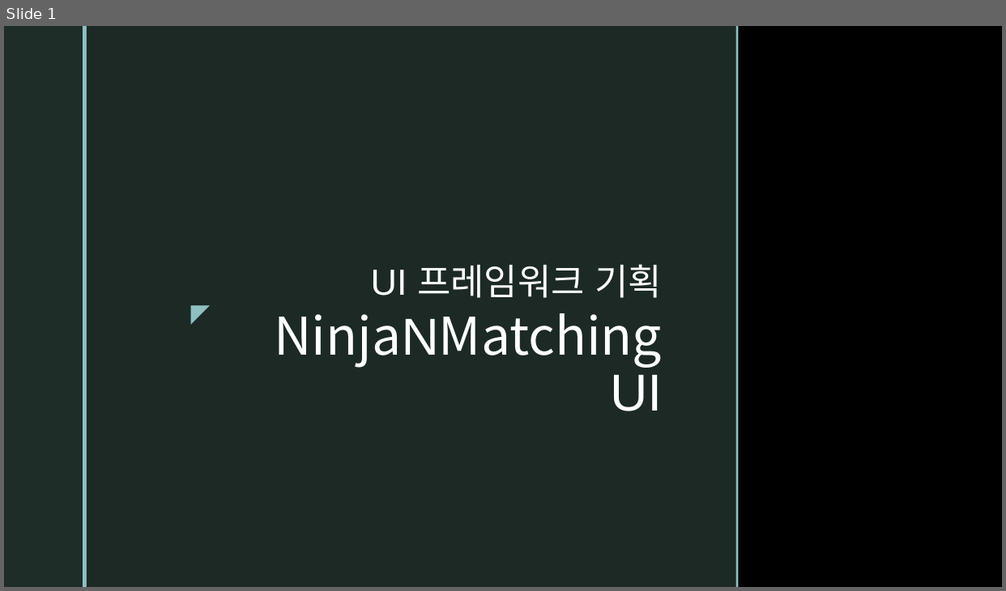
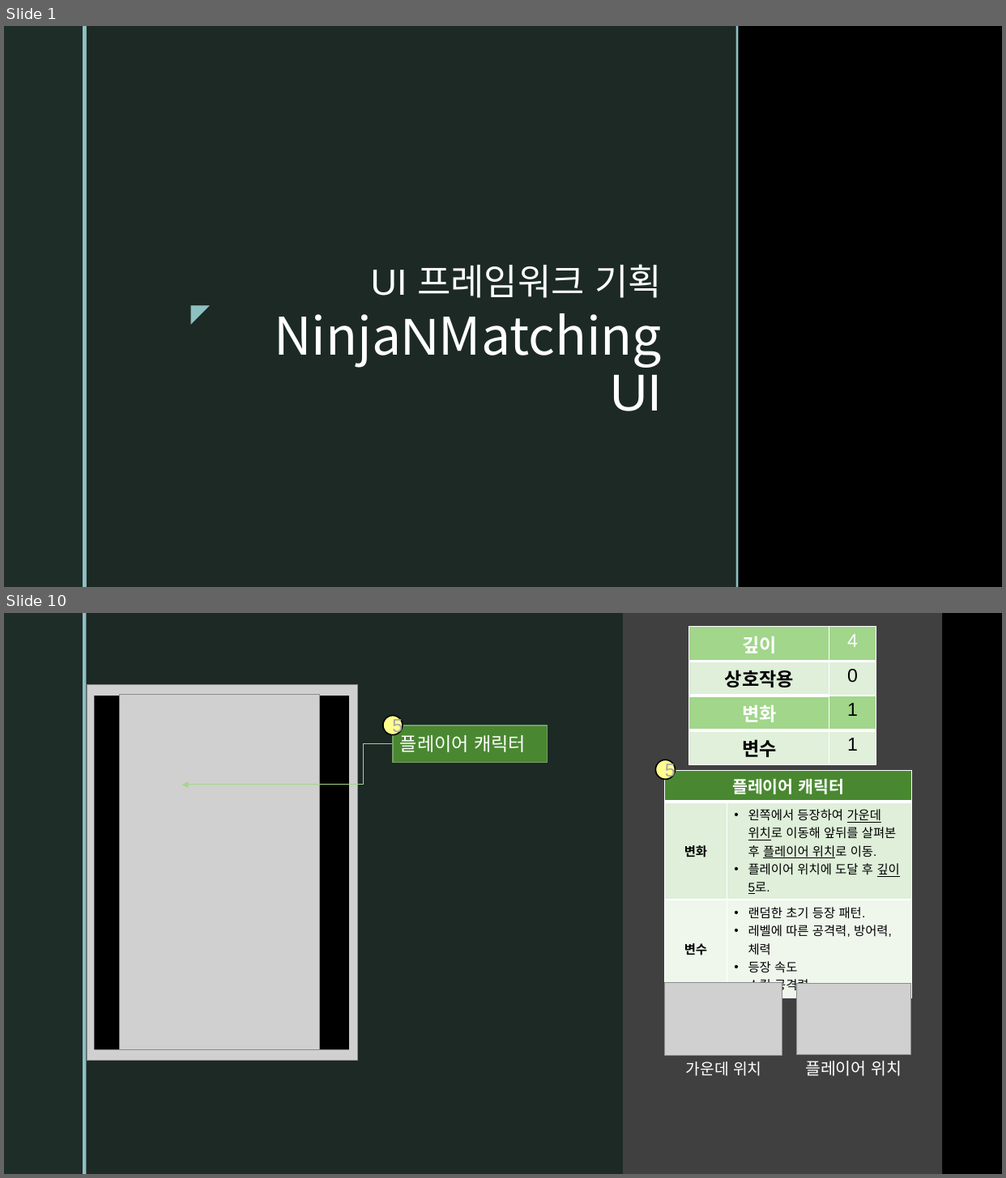
Before and after one commit to SanghunKwan/NinjaNMaching, a slide deck: NinjaNMatching UI.pptx. Shown one above the other, each under a label of ours: slide 1 before the commit, slides 1 and 10 after it; the slides between them are not shown. The pictures are 1006x591 and 1006x1178 pixels, drawn with LibreOffice and Linux fonts; fonts in the diff are those of the drawing; grey boxes stand for pictures; background and template pictures are left out. Boxes give left, top, right and bottom in pixels: in the first picture for what was removed or moved away, otherwise in the second. Text is boxed around its words. In the diff, an @@ line names an element or a change of style, - is before the commit and + after.

```diff
--- a/NinjaNMatching UI.pptx
+++ b/NinjaNMatching UI.pptx
@@ slide 10 added at (4,613,1002,1174), background picture (left out); not listed: 2 template elements that a slide beside it also shows @@
@@ rectangle added at (87,613,936,1174), fill #1F2D29 at 92% opacity @@
@@ rectangle added at (623,613,943,1174), fill #404040 @@
@@ table added at (689,627,876,760), 4 rows, 2 columns @@
+깊이 | 4
+상호작용 | 0
+변화 | 1
+변수 | 1
@@ rectangle added at (936,613,938,1174), fill #8EC0C1 @@
@@ picture added at (87,685,358,1061) @@
@@ rectangle added at (95,696,349,1050), fill #000000 @@
@@ picture added at (120,695,320,1050) @@
@@ ellipse added at (383,716,403,735), fill #FFFF8F, outline #000000 1.25 pt, 18 pt, text #A6A6A6 @@
+5
@@ rectangle added at (393,726,547,763), fill #498830, outline #779E67 1.25 pt, 18 pt, text #FFFFFF @@
+플레이어 캐릭터
@@ elbow arrow added from (393, 744) to (182, 785), #A1D68B 0.75 pt @@
@@ ellipse added at (656,760,675,779), fill #FFFF8F, outline #000000 1.25 pt, 18 pt, text #A6A6A6 @@
+5
@@ table added at (665,770,911,997), 3 rows, 2 columns @@
+플레이어 캐릭터 | 
+변화 | 왼쪽에서 등장하여 가운데 위치로 이동해 앞뒤를 살펴본 후 플레이어 위치로 이동. / 플레이어 위치에 도달 후 깊이 5로.
+변수 | 랜덤한 초기 등장 패턴. / 레벨에 따른 공격력, 방어력, 체력 / 등장 속도 / 스킬 공격력
@@ picture added at (665,983,782,1056) @@
@@ picture added at (797,983,911,1055) @@
@@ text added at (686,1062,761,1076), 15 pt, text #FFFFFF @@
+가운데 위치
@@ text added at (805,1061,901,1076), 16 pt, text #FFFFFF @@
+플레이어 위치
```
Also in this commit, not shown: 16 other slides added, 1 slide removed.
